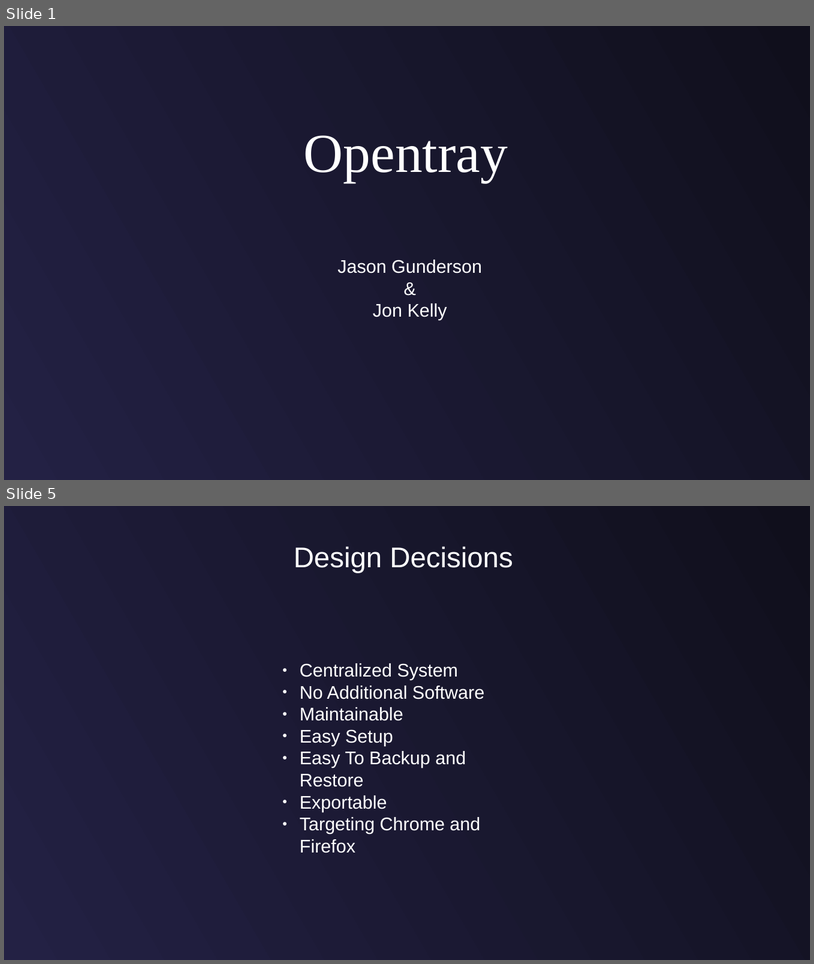
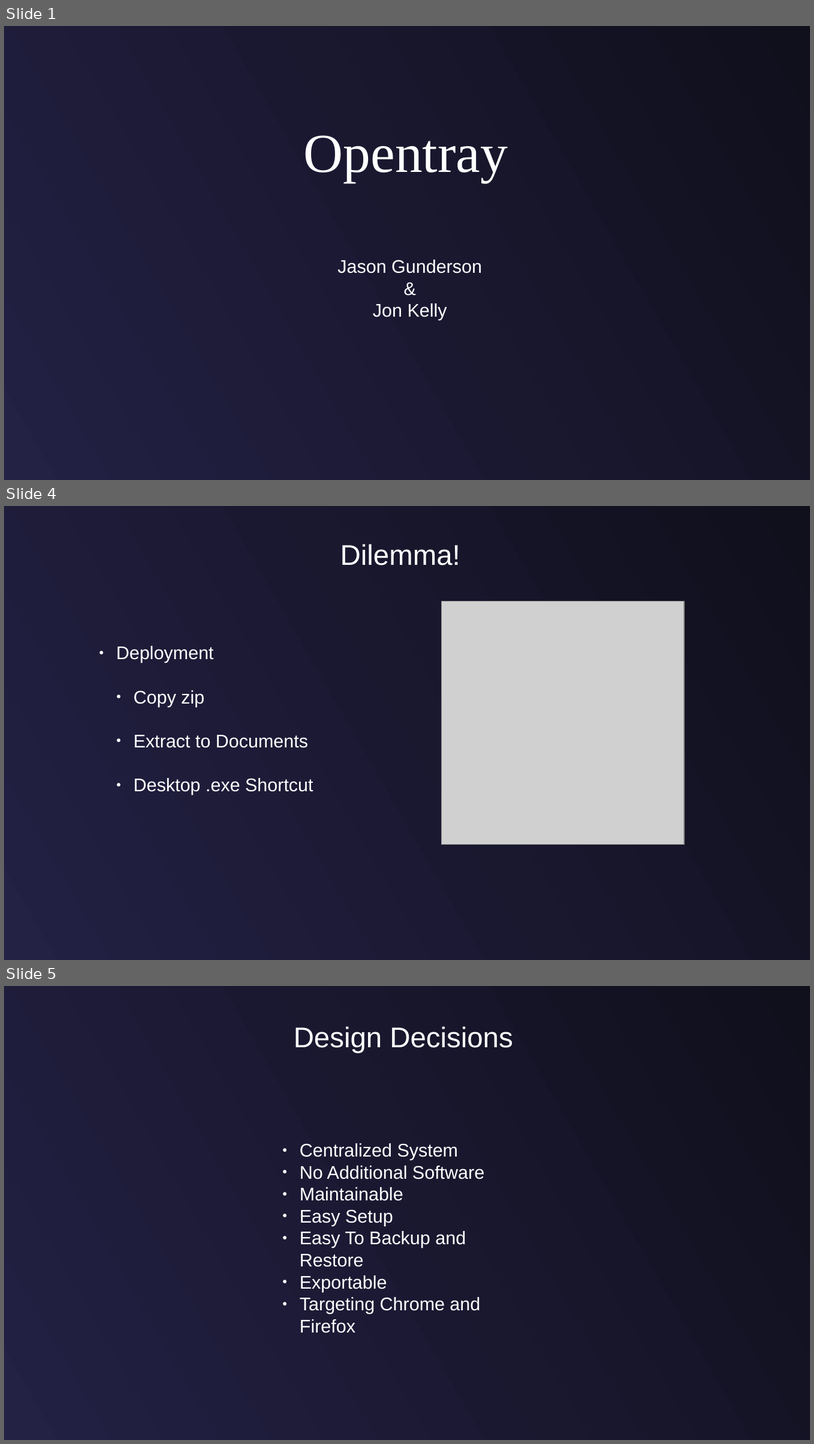
Before and after one commit to jasongunderson/opentray, a slide deck: Documents/presentation/Presentation.odp. Shown one above the other, each under a label of ours: slides 1 and 5 before the commit, slides 1, 4 and 5 after it; the slides between them are not shown. The pictures are 814x964 and 814x1444 pixels, drawn with LibreOffice and Linux fonts; fonts in the diff are those of the drawing; grey boxes stand for pictures. Boxes give left, top, right and bottom in pixels: in the first picture for what was removed or moved away, otherwise in the second. Text is boxed around its words. In the diff, an @@ line names an element or a change of style, - is before the commit and + after.

```diff
--- a/Documents/presentation/Presentation.odp
+++ b/Documents/presentation/Presentation.odp
@@ slide 4 added at (4,506,810,960), background gradient #100F1C to #232144 @@
@@ text added at (341,544,461,565), 28 pt, text #FFFFFF @@
+Dilemma!
@@ picture added at (441,601,684,844) @@
@@ text added at (116,646,313,795), 18 pt, text #FFFFFF @@
+● Deployment
+  ● Copy zip
+  ● Extract to Documents
+  ● Desktop .exe Shortcut
```
Also in this commit, not shown: 8 slides changed, 3 slides removed.
